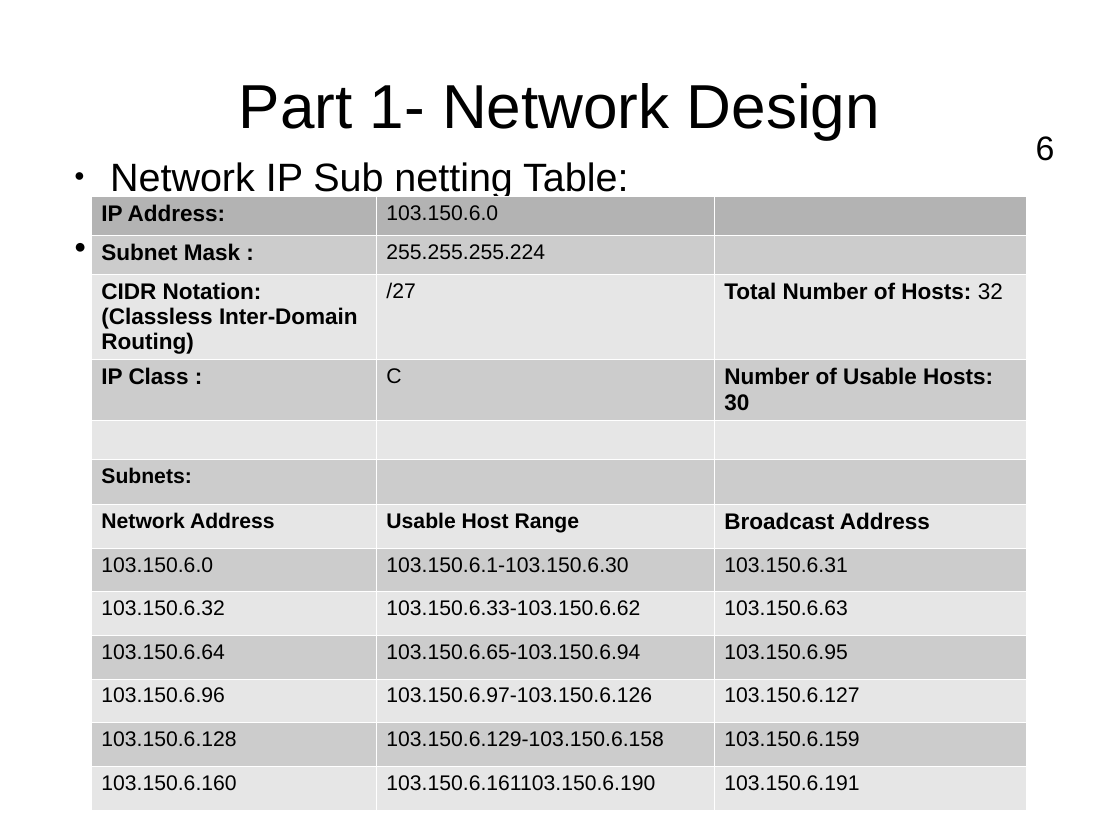
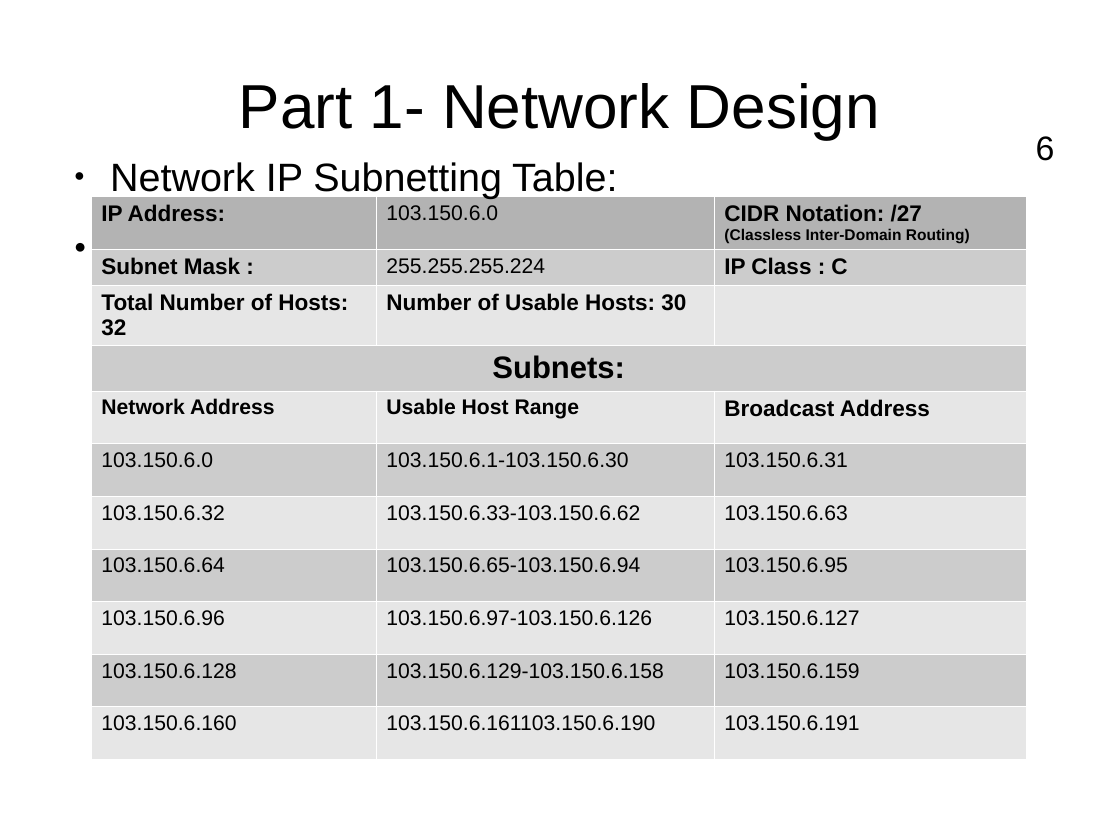
Before and after one commit to MAliAbrarKhan19/EAMS-IP-MAC-based-Employee-Attendance-Management-System, a slide deck: slide 6 of Presentation_ID_115_121_Sec8A_Mobile Computing lab.pptx. Drawn at 1120x840 pixels with LibreOffice and Linux fonts; fonts in the diff are those of the drawing; background and template pictures are left out. Boxes give left, top, right and bottom in pixels: in the first picture for what was removed or moved away, otherwise in the second. Text is boxed around its words. In the diff, an @@ line names an element or a change of style, - is before the commit and + after.

Commit message:
presentation

```diff
--- a/Presentation_ID_115_121_Sec8A_Mobile Computing lab.pptx
+++ b/Presentation_ID_115_121_Sec8A_Mobile Computing lab.pptx
@@ text at <box>110,162,617,199</box>: spaces changed @@
-● Network IP Sub netting Table:
+● Network IP Subnetting Table:
@@ table at <box>91,196,1028,840</box> @@
-row 1: IP Address: | 103.150.6.0 | 
-row 2: Subnet Mask : | 255.255.255.224 | 
-row 3: CIDR Notation: / (Classless Inter-Domain Routing) | /27 | Total Number of Hosts: 32
-row 4: IP Class : | C | Number of Usable Hosts: 30
-row 5:  |  | 
+row 1: IP Address: | 103.150.6.0 | CIDR Notation: /27 / (Classless Inter-Domain Routing)
+row 2: Subnet Mask : | 255.255.255.224 | IP Class : C
+row 3: Total Number of Hosts: 32 | Number of Usable Hosts: 30 | 
```
Also in this commit, not shown: 4 other slides changed, 1 slide added, 3 slides removed, 1 other file.
